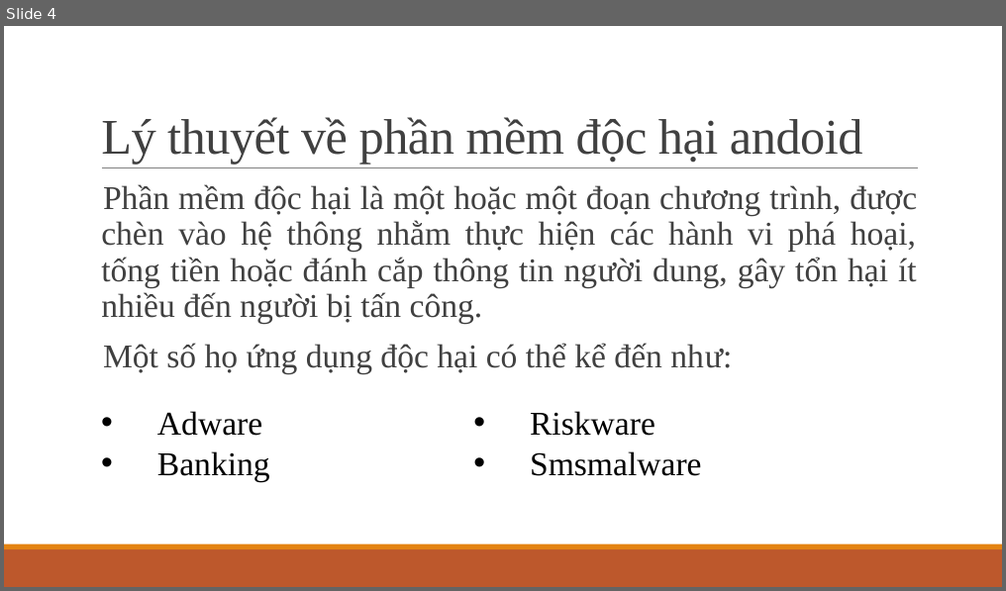
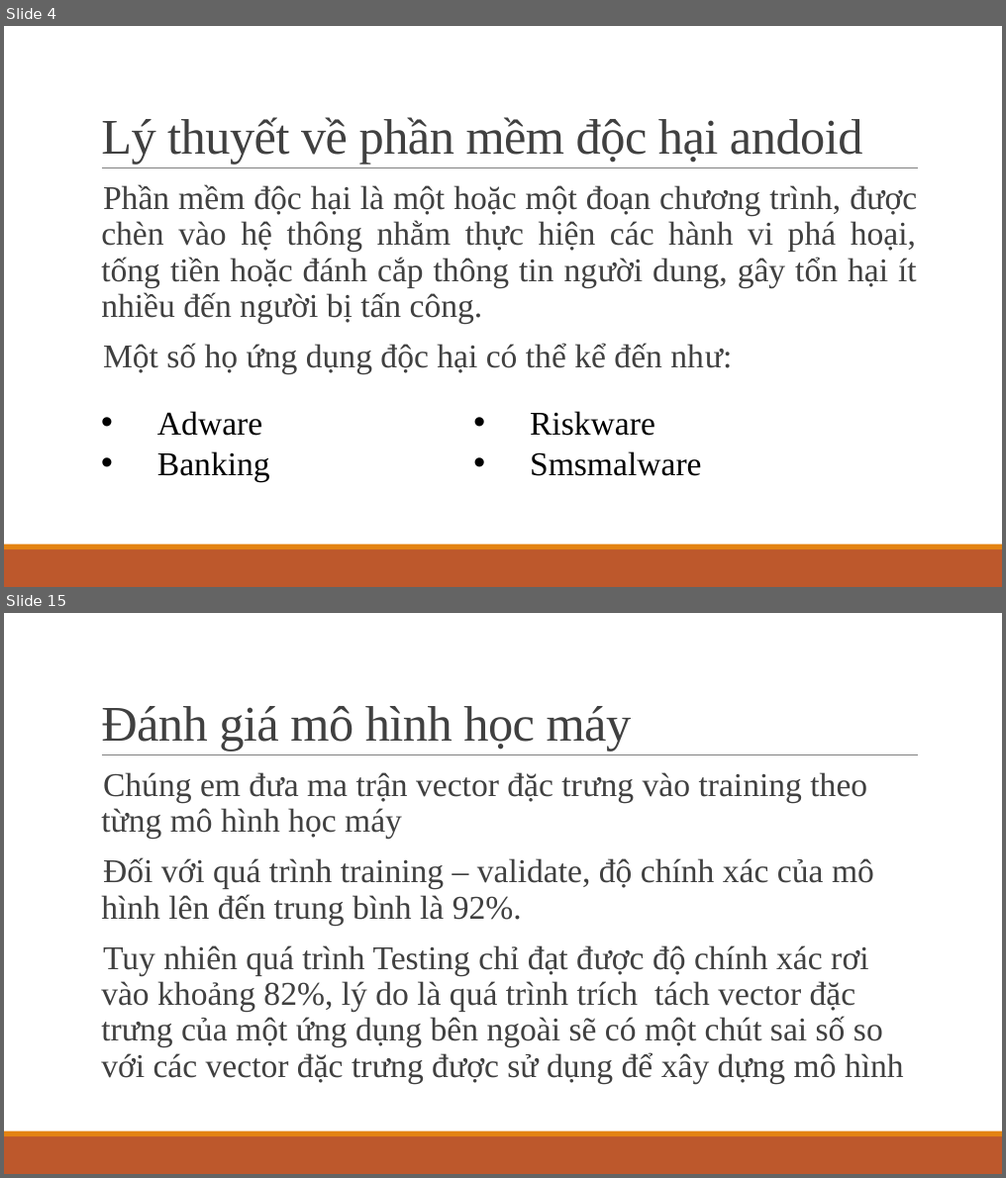
Before and after one commit to KMA-CT3-TTCS/document, a slide deck: Thái-Thị-Thanh-Vân_Nhóm1_v1.0.pptx. Shown one above the other, each under a label of ours: slide 4 before the commit, slides 4 and 15 after it; the slides between them are not shown. The pictures are 1006x591 and 1006x1178 pixels, drawn with LibreOffice and Linux fonts; fonts in the diff are those of the drawing. Boxes give left, top, right and bottom in pixels: in the first picture for what was removed or moved away, otherwise in the second. Text is boxed around its words. In the diff, an @@ line names an element or a change of style, - is before the commit and + after.

```diff
--- a/Thái-Thị-Thanh-Vân_Nhóm1_v1.0.pptx
+++ b/Thái-Thị-Thanh-Vân_Nhóm1_v1.0.pptx
@@ slide 15 added at bbox=[4, 613, 1002, 1174], background #FFFFFF; not listed: 3 template elements that a slide beside it also shows @@
@@ title added at bbox=[101, 706, 632, 752], 48 pt, text #404040 @@
+Đánh giá mô hình học máy
@@ text added at bbox=[101, 772, 904, 1083], 32 pt, text #404040 @@
+  Chúng em đưa ma trận vector đặc trưng vào training theo từng mô hình học máy
+  Đối với quá trình training – validate, độ chính xác của mô hình lên đến trung bình là 92%.
+  Tuy nhiên quá trình Testing chỉ đạt được độ chính xác rơi vào khoảng 82%, lý do là quá trình trích tách vector đặc trưng của một ứng dụng bên ngoài sẽ có một chút sai số so với các vector đặc trưng được sử dụng để xây dựng mô hình
```
Also in this commit, not shown: 1 slide changed, 15 other slides added, 6 slides removed, 1 other file.
